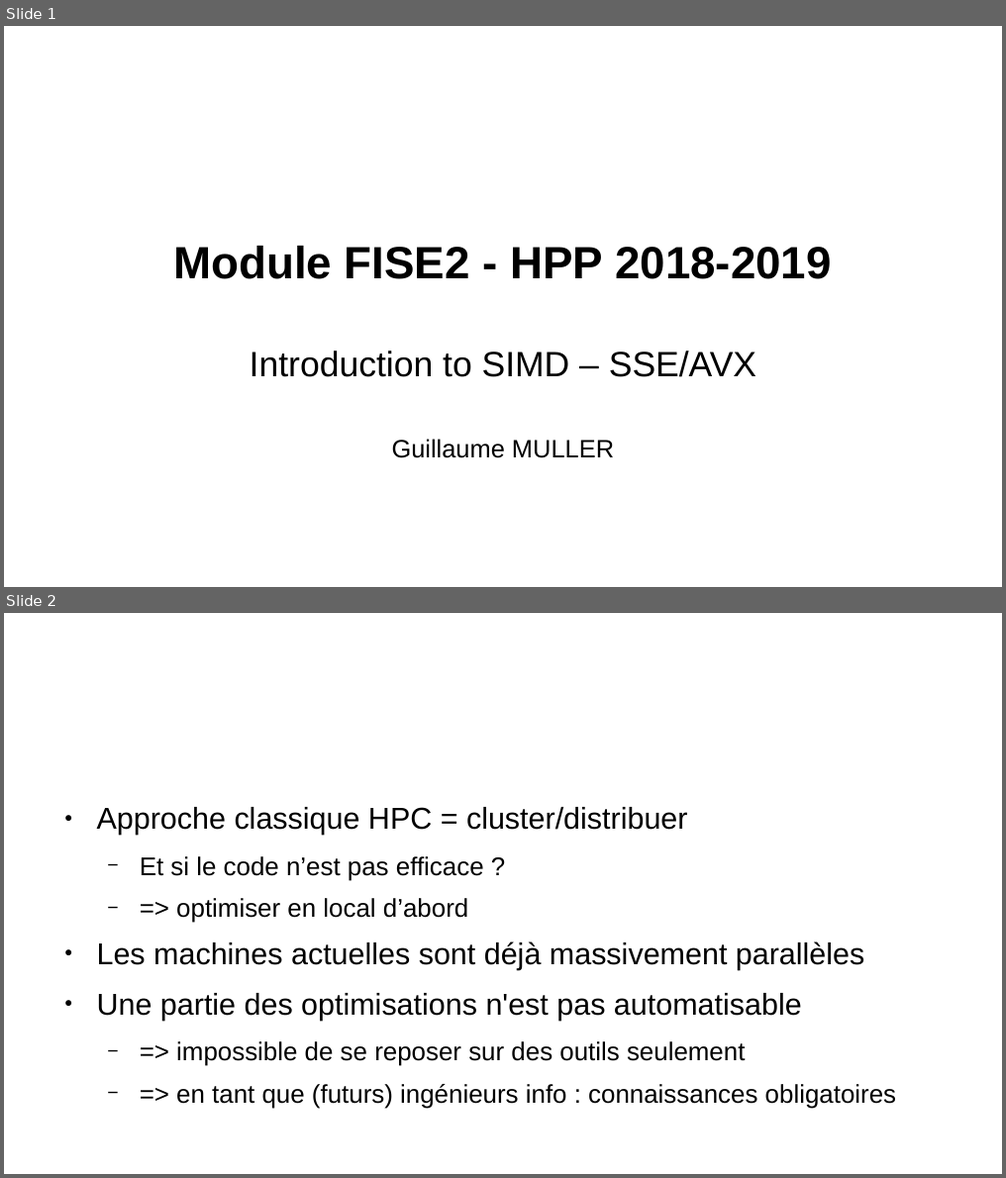
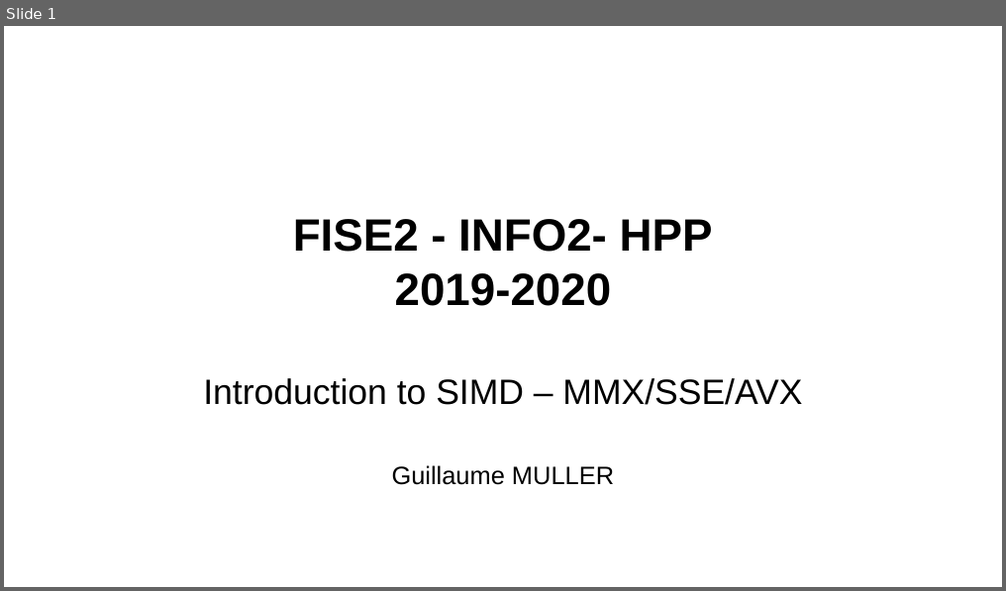
Before and after one commit to telecom-se/hpp, a slide deck: lab2/Slides/slides_Intro.odp. Shown one above the other, each under a label of ours: slides 1 and 2 before the commit, slide 1 after it. The pictures are 1006x1178 and 1006x591 pixels, drawn with LibreOffice and Linux fonts; fonts in the diff are those of the drawing; background and template pictures are left out. Boxes give left, top, right and bottom in pixels: in the first picture for what was removed or moved away, otherwise in the second. Text is boxed around its words. In the diff, an @@ line names an element or a change of style, - is before the commit and + after.

```diff
--- a/lab2/Slides/slides_Intro.odp
+++ b/lab2/Slides/slides_Intro.odp
@@ slide 2 removed at [4,613,1002,1174], background #FFFFFF @@
@@ text removed at [97,807,896,1109] @@
-● Approche classique HPC = cluster/distribuer
-  − Et si le code n’est pas efficace ?
-  − => optimiser en local d’abord
-● Les machines actuelles sont déjà massivement parallèles
-● Une partie des optimisations n'est pas automatisable
-  − => impossible de se reposer sur des outils seulement
-  − => en tant que (futurs) ingénieurs info : connaissances obligatoires
@@ title removed at [196,857,468,918] @@
-Placement dans le cursus FISE2 ?
-Pourquoi un cours d’architecture / HPC ?
@@ slide 1 changed as well @@
@@ subtitle at [203,219,802,405]: text changed @@
-Module FISE2 - HPP 2018-2019
-Introduction to SIMD – SSE/AVX
+FISE2 - INFO2- HPP
+2019-2020
+Introduction to SIMD – MMX/SSE/AVX
```
Also in this commit, not shown: 2 other slides changed, 2 slides added, 1 other slide removed, 1 other file.
